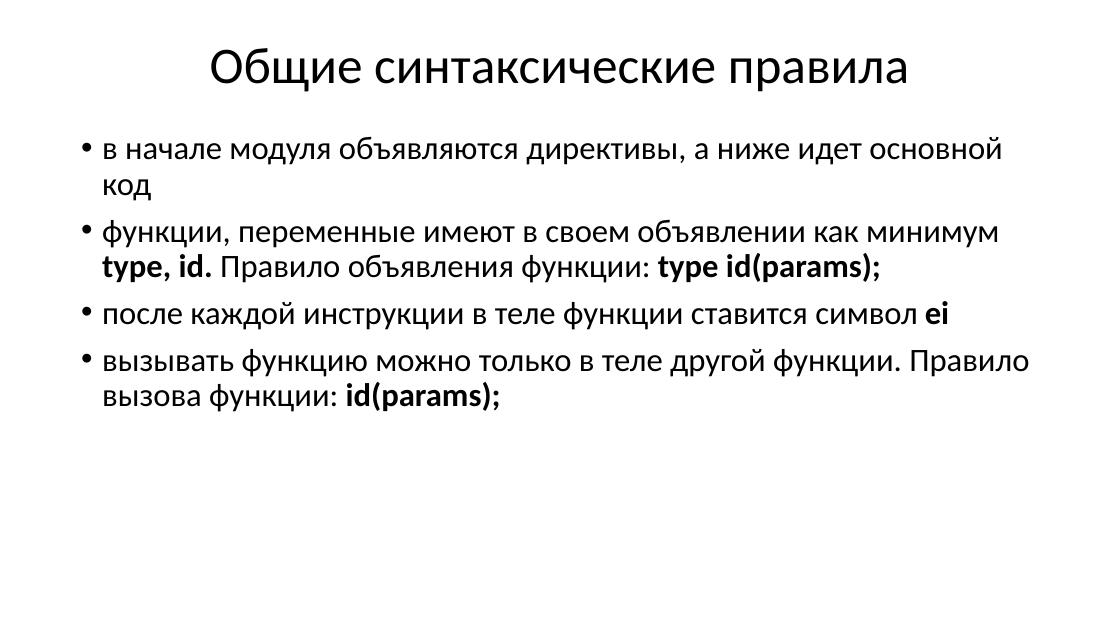
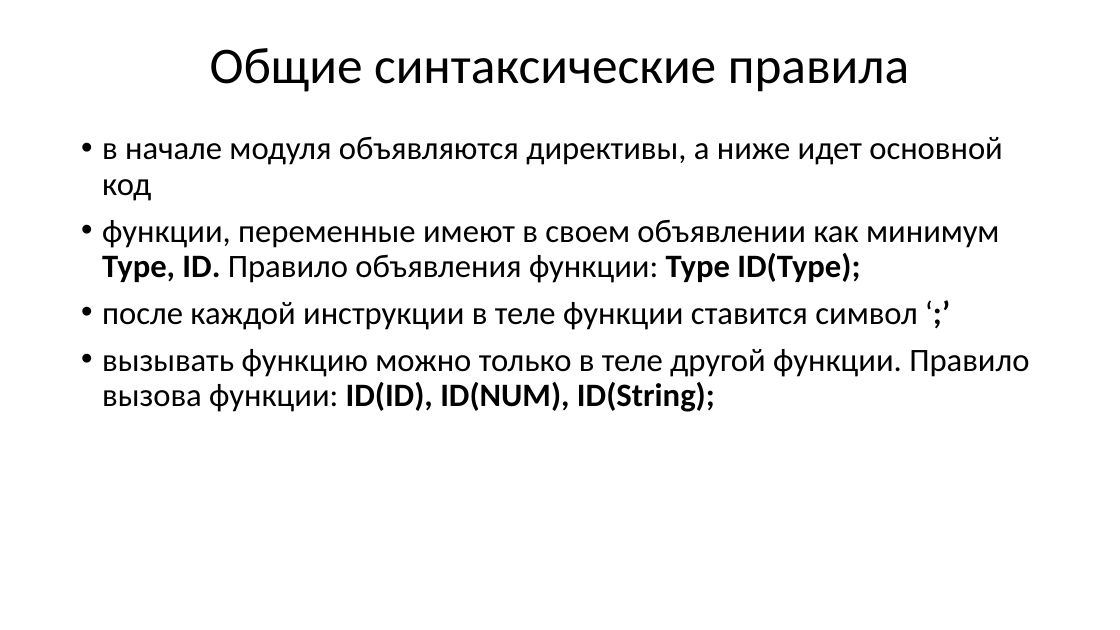
Before and after one commit to goddamnteam/korzun, a slide deck: slide 16 of task1.pptx (slide 13 before the commit). Drawn at 1120x630 pixels with LibreOffice and Linux fonts; fonts in the diff are those of the drawing. Boxes give left, top, right and bottom in pixels: in the first picture for what was removed or moved away, otherwise in the second. Text is boxed around its words. In the diff, an @@ line names an element or a change of style, - is before the commit and + after.

```diff
--- a/task1.pptx
+++ b/task1.pptx
@@ text at (x1=102, y1=220, x2=1029, y2=412): text changed @@
-• функции, переменные имеют в своем объявлении как минимум type, id. Правило объявления функции: type id(params);
-• после каждой инструкции в теле функции ставится символ ei
-• вызывать функцию можно только в теле другой функции. Правило вызова функции: id(params);
+• функции, переменные имеют в своем объявлении как минимум Type, ID. Правило объявления функции: Type ID(Type);
+• после каждой инструкции в теле функции ставится символ ‘;’
+• вызывать функцию можно только в теле другой функции. Правило вызова функции: ID(ID), ID(NUM), ID(String);
```
Also in this commit, not shown: 7 other slides changed, 5 slides added, 2 slides removed.
